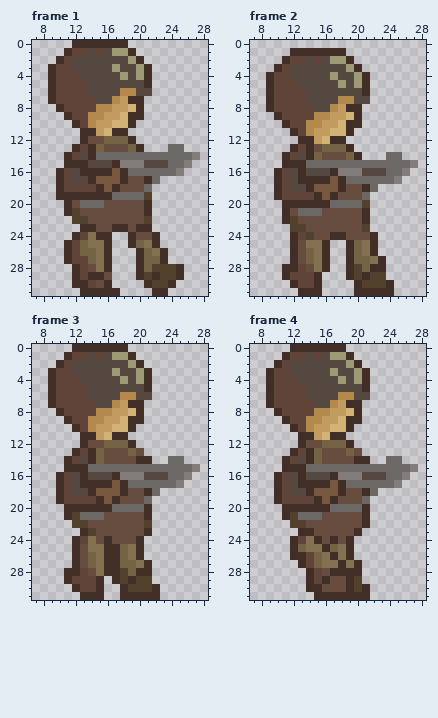
Pixel-art file -- Game Sprites/With new color/Sprite With Animation/Fixed/Walk/character - walking.aseprite. The first picture shows the starting point.
32x32 pixels, 6 frames. Shown: frame 1: x 7..28, y 0..31; frame 2: x 7..28, y 0..31; frame 3: x 7..28, y 0..31; frame 4: x 7..28, y 0..31. The commit also changed other frames, which this record leaves out.
After the commit:
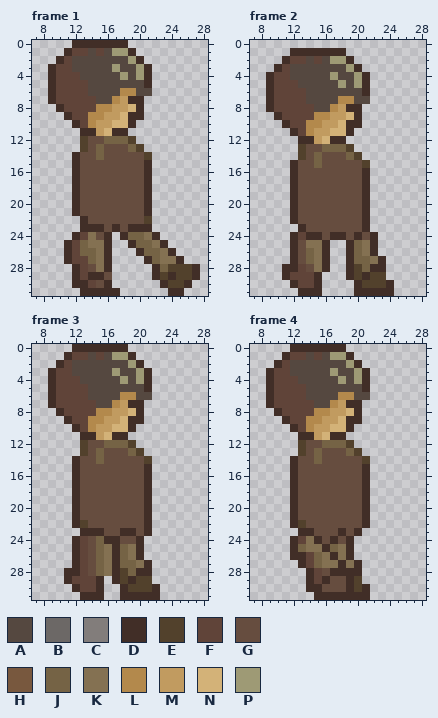
Palette (. is transparent): A #554840  B #6c6866  C #827d7b  D #412e27  E #52412c  F #604439  G #664d3f  H #78583e  J #756345  K #847152  L #b3894c  M #c19b60  N #d3b278  P #9e9a75
Difference:
layer "Character 1/Left Hand" now hidden
layer "Character 1/Weapon" now hidden
layer "Character 1/Right Hand" now hidden
--- frame 1
@@ x 7..28 @@
 11 ......DDMNDD..........
-12 ......DGGJJJD.........
-13 .....DFDJGGGJD...BB...
-14 ....DFADBBBBBBBBBBBBC.
-15 ....DDDAAADCCCAAABBC..
-16 ...DFADDDDHDBBBBBBC...
-17 ...DFAADHHHDGGDB......
-18 ...DFFFFDHDGGGB.......
-19 ...DDDDDDDBBBBE.......
-20 ....DGBBBGGGGGD.......
-21 ....DEGGGGGGGGD.......
-22 .....EEGGGGGGGE.......
-23 ......DDGGDDGDD.......
-24 .....DFKDD..DGGD......
-25 ....DFJKKD..DJKD......
-26 ....DFJJKD...DJKD.....
-27 ....DFFJKD...DJJD.....
-28 .....DFGKD...DJEEED...
-29 .....DFDDG...DEDEED...
-30 .....DDFGD....DEED....
-31 ......DDDDD....DD.....
+12 ......EGGJJJE.........
+13 ......EGJGGGJE........
+14 .....DGGJGGGGGE.......
+15 .....DGGGGGGGGD.......
+16 .....DGGGGGGGGD.......
+17 .....DGGGGGGGGD.......
+18 .....DGGGGGGGGD.......
+19 .....DGGGGGGGGD.......
+20 .....DGGGGGGGGD.......
+21 .....DGGGGGGGGD.......
+22 ......DGGGGGGGE.......
+23 ......DDDGDGDDD.......
+24 .....DFKGD.DJJKD......
+25 ....DFJKKD..DJJKD.....
+26 ....DFJJKD...DJJKD....
+27 ....DFFJKD....DJKKD...
+28 .....DFGKD.....DJEEED.
+29 .....DFDDG.....DEDEED.
+30 .....DDFGD......DEED..
+31 ......DDDDD......DD...
--- frame 2
@@ x 7..28 @@
 12 ......DDMNDD..........
-13 .....DFDGJJJD.........
-14 ....DFADJGGGJD...BB...
-15 ....DDDBBBBBBBBBBBBBC.
-16 ...DFADAAADCCCAAABBC..
-17 ...DFADDDDHDBBBBBBC...
-18 ...DFAADHHHDGGDB......
-19 ...DFFFFDHDGGGB.......
-20 ....DDDDDDBBBBE.......
-21 ....DGBBBGGGGGD.......
-22 ....DEGGGGGGGGD.......
-23 .....EEGGGGGGGE.......
-24 .....DFEGGDDGGGD......
+13 ......EGGJJJE.........
+14 ......EGJGGGJE........
+15 .....DGGJGGGGGE.......
+16 .....DGGGGGGGGD.......
+17 .....DGGGGGGGGD.......
+18 .....DGGGGGGGGD.......
+19 .....DGGGGGGGGD.......
+20 .....DGGGGGGGGD.......
+21 .....DGGGGGGGGD.......
+22 .....DGGGGGGGGD.......
+23 ......DGGGGGGGD.......
+24 .....DFDDGDDGDGD......
 25 .....DGKKD..DJKD......
--- frame 3
@@ x 7..28 @@
 11 ......DDMNDD..........
-12 ......DGGJJJD.........
-13 .....DFDJGGGJG........
-14 ....DFADJGGGGDD..BB...
-15 ....DDDBBBBBBBBBBBBBC.
-16 ...DFADAAADCCCAAABBC..
-17 ...DFADDDDHDBBBBBBC...
-18 ...DFAADHHHDGGDB......
-19 ...DFFFFDHDGGGB.......
-20 ....DDDDDDBBBBD.......
-21 ....DEBBBGGGGGD.......
-22 .....EEGGGGGGGE.......
-23 ......DEGGGGGGD.......
-24 .....DFKGDGGGD........
-25 .....DGKKDDJKD........
-26 .....DGJKDDJKD........
-27 .....DGJKDDJJKD.......
-28 ....DDFGKDDEJDD.......
+12 ......EGGJJJE.........
+13 ......EGJGGGJE........
+14 .....DGGJGGGGGE.......
+15 .....DGGGGGGGGD.......
+16 .....DGGGGGGGGD.......
+17 .....DGGGGGGGGD.......
+18 .....DGGGGGGGGD.......
+19 .....DGGGGGGGGD.......
+20 .....DGGGGGGGGD.......
+21 .....DGGGGGGGGD.......
+22 .....DEGGGGGGGD.......
+23 ......DDDGGDDGD.......
+24 .....DFGJDDGGD........
+25 .....DFGJKDJKD........
+26 .....DFGJKDJKD........
+27 .....DFGJKDJJKD.......
+28 ....DDFGJKDEJDD.......
 29 ....DFFFD.DEDEE.......
--- frame 4
@@ x 7..28 @@
 11 ......DDMNDD..........
-12 ......DGGJJJD.........
-13 .....DFDJGGGJG........
-14 ....DFADJGGGGDD..BB...
-15 ....DDDBBBBBBBBBBBBBC.
-16 ...DFADAAADCCCAAABBC..
-17 ...DFADDDDHDBBBBBBC...
-18 ...DFAADHHHDGGDB......
-19 ...DFFFFDHDGGGB.......
-20 ....DDDDDDBBBBD.......
-21 ....DEBBBGGGGGD.......
-22 .....EEGGGGGGGD.......
-23 ......DDGGGGGD........
+12 ......EGGJJJE.........
+13 ......EGJGGGJE........
+14 .....DGGJGGGGGE.......
+15 .....DGGGGGGGGD.......
+16 .....DGGGGGGGGD.......
+17 .....DGGGGGGGGD.......
+18 .....DGGGGGGGGD.......
+19 .....DGGGGGGGGD.......
+20 .....DGGGGGGGGD.......
+21 .....DGGGGGGGGD.......
+22 .....DEGGGGGGGD.......
+23 ......DDGGGDGD........
 24 .....DFKDGDGD.........
